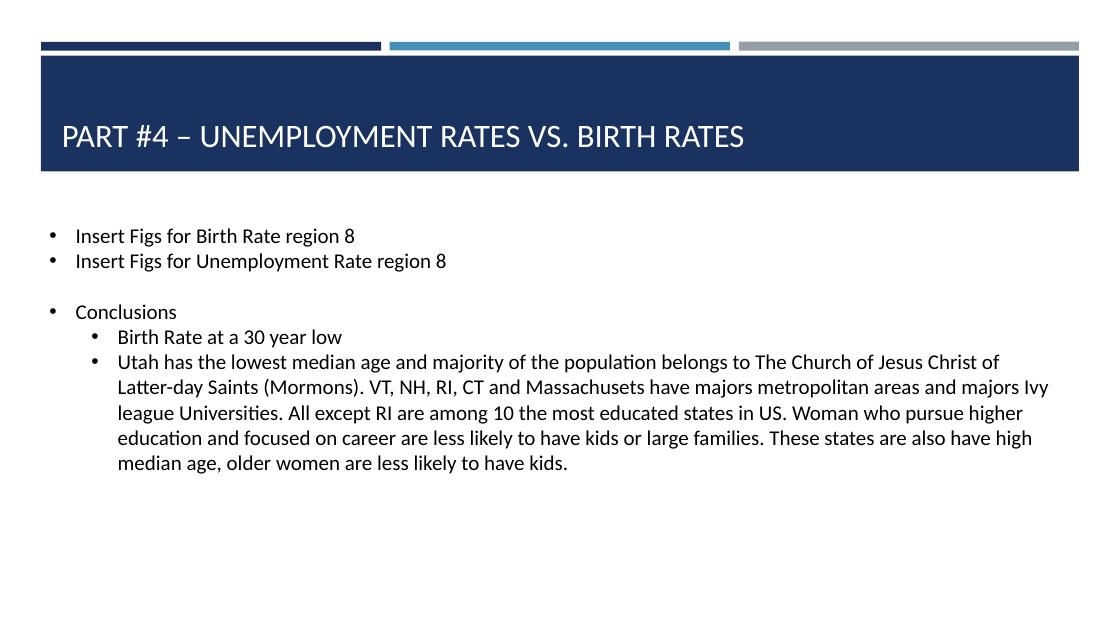
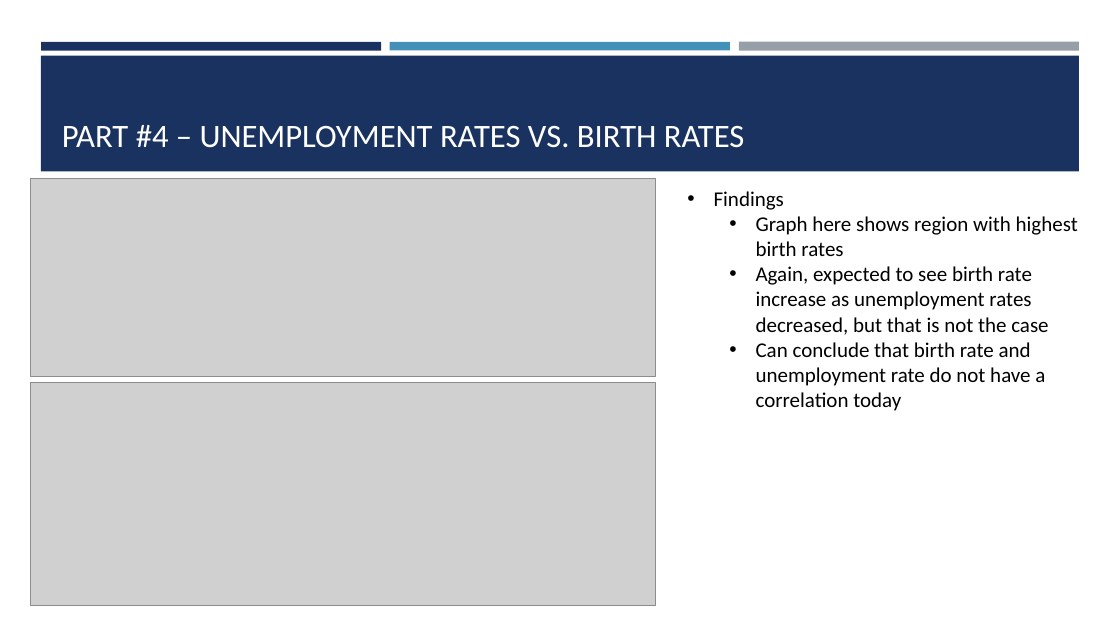
Before and after one commit to shawn-cavalieri/panic_at_the_desktop_project_1, a slide deck: slide 9 of Panic At The Desktop Project 1-.pptx. Drawn at 1120x630 pixels with LibreOffice and Linux fonts; fonts in the diff are those of the drawing; grey boxes stand for pictures. Boxes give left, top, right and bottom in pixels: in the first picture for what was removed or moved away, otherwise in the second. Text is boxed around its words. In the diff, an @@ line names an element or a change of style, - is before the commit and + after.

```diff
--- a/Panic At The Desktop Project 1-.pptx
+++ b/Panic At The Desktop Project 1-.pptx
@@ picture added at <box>30,179,655,377</box> @@
@@ text at <box>714,191,1078,411</box>: text changed @@
-• Insert Figs for Birth Rate region 8
-• Insert Figs for Unemployment Rate region 8
-• Conclusions
-  • Birth Rate at a 30 year low
-  • Utah has the lowest median age and majority of the population belongs to The Church of Jesus Christ of Latter-day Saints (Mormons). VT, NH, RI, CT and Massachusets have majors metropolitan areas and majors Ivy league Universities. All except RI are among 10 the most educated states in US. Woman who pursue higher education and focused on career are less likely to have kids or large families. These states are also have high median age, older women are less likely to have kids.
+• Findings
+  • Graph here shows region with highest birth rates
+  • Again, expected to see birth rate increase as unemployment rates decreased, but that is not the case
+  • Can conclude that birth rate and unemployment rate do not have a correlation today
@@ picture added at <box>30,383,655,607</box> @@
```
Also in this commit, not shown: 8 other slides changed, 1 slide added, 1 slide removed.
